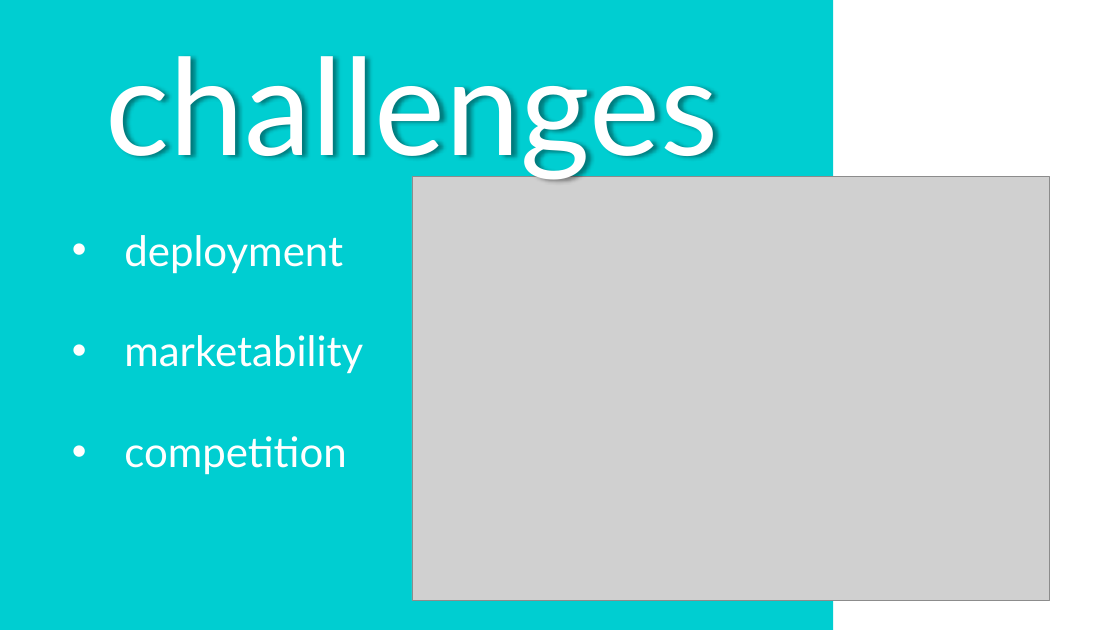
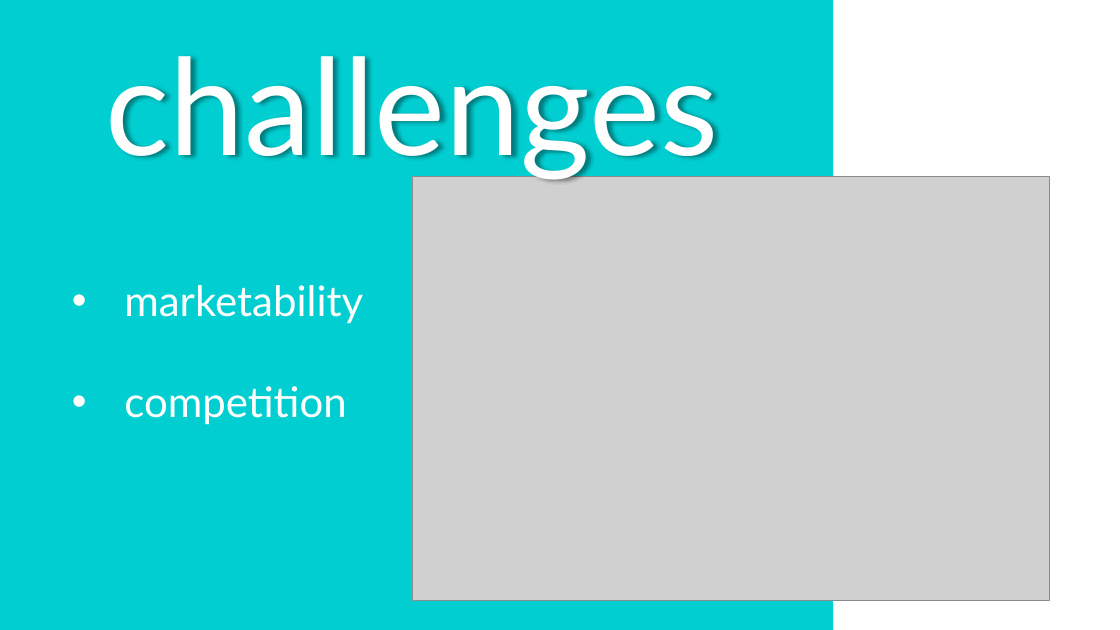
Before and after one commit to HarmanM/SuperPoints, a slide deck: slide 13 of Phase 2 Hand-in/4900 Presentation Group 9.pptx. Drawn at 1120x630 pixels with LibreOffice and Linux fonts; fonts in the diff are those of the drawing; grey boxes stand for pictures. Boxes give left, top, right and bottom in pixels: in the first picture for what was removed or moved away, otherwise in the second. Text is boxed around its words. In the diff, an @@ line names an element or a change of style, - is before the commit and + after.

Commit message:
slide deck changes

```diff
--- a/Phase 2 Hand-in/4900 Presentation Group 9.pptx
+++ b/Phase 2 Hand-in/4900 Presentation Group 9.pptx
@@ text at bbox=[124, 235, 343, 274]: paragraph removed @@
-• deployment
```
Also in this commit, not shown: 1 other file.
